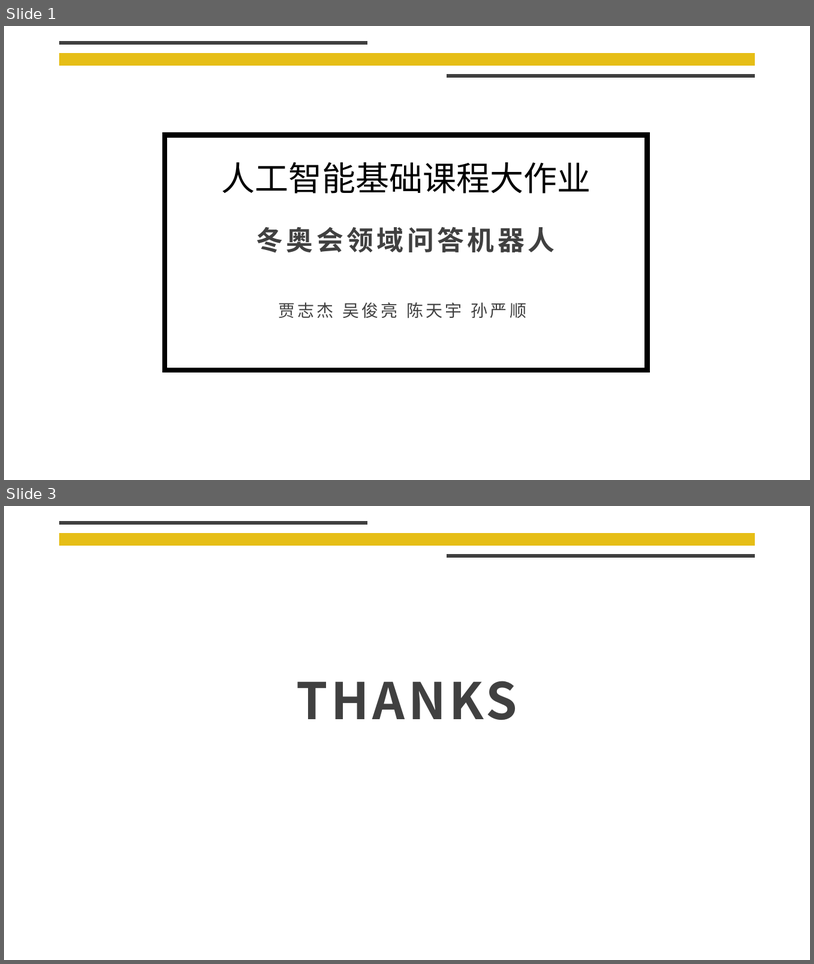
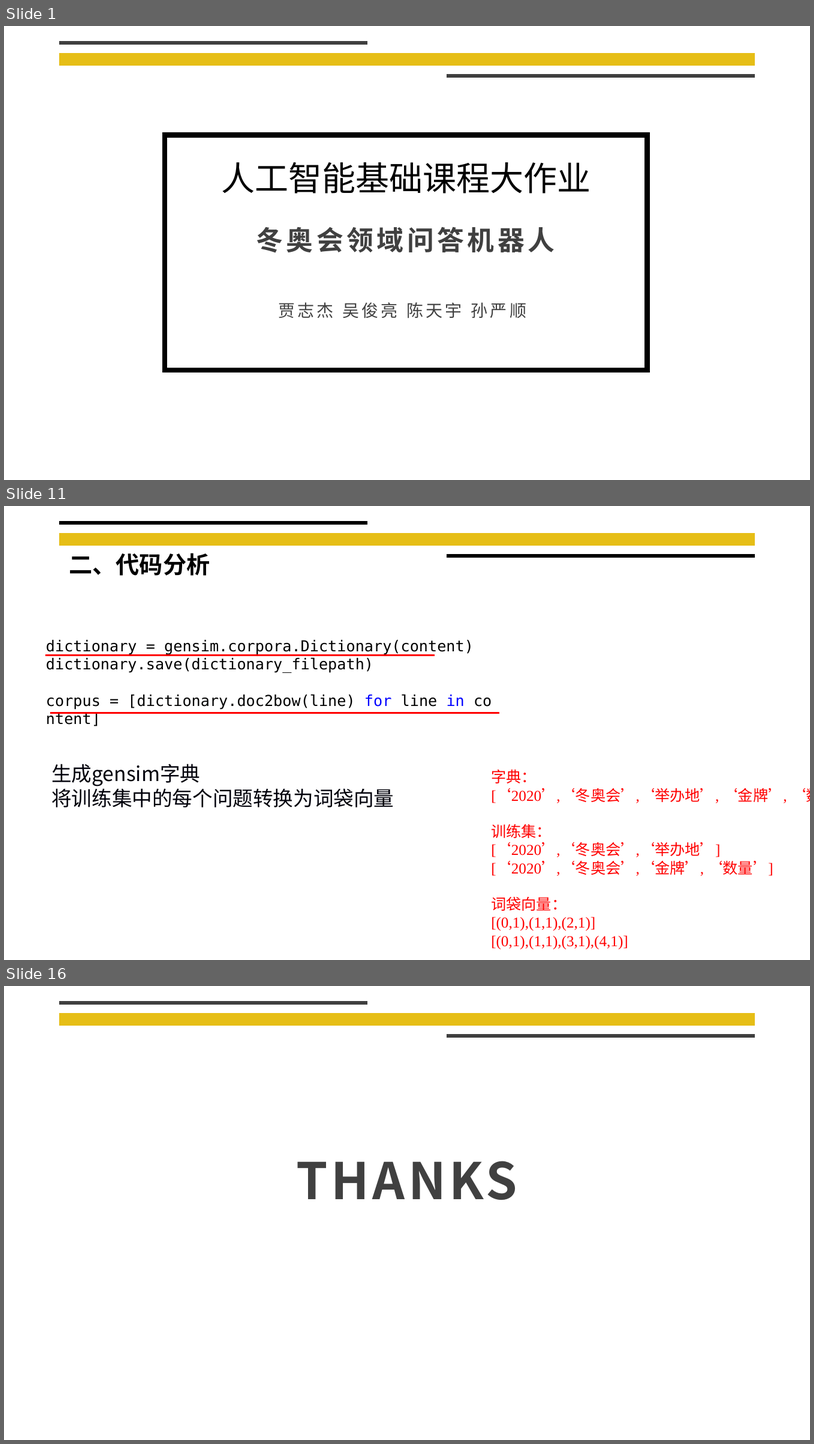
Before and after one commit to liangliang678/UCAS_AI, a slide deck: doc/实验展示.pptx. Shown one above the other, each under a label of ours: slides 1 and 3 before the commit, slides 1, 11 and 16 after it; the slides between them are not shown. The pictures are 814x964 and 814x1444 pixels, drawn with LibreOffice and Linux fonts; fonts in the diff are those of the drawing; background and template pictures are left out. Boxes give left, top, right and bottom in pixels: in the first picture for what was removed or moved away, otherwise in the second. Text is boxed around its words. In the diff, an @@ line names an element or a change of style, - is before the commit and + after.

```diff
--- a/doc/实验展示.pptx
+++ b/doc/实验展示.pptx
@@ slide 11 added at <box>4,506,810,960</box>, background #FFFFFF; not listed: 1 template element that a slide beside it also shows @@
@@ line added from (60, 523) to (368, 523), #000000 4.5 pt @@
@@ text added at <box>69,553,210,576</box>, 28 pt, text #000000, bold @@
+二、代码分析
@@ line added from (447, 556) to (755, 556), #000000 4.5 pt @@
@@ text added at <box>46,640,474,709</box>, 18 pt, text #000000 @@
+dictionary = gensim.corpora.Dictionary(content)
+dictionary.save(dictionary_filepath)
+corpus = [dictionary.doc2bow(line) for line in content]
@@ line added from (46, 655) to (435, 655), #FF0000 2.25 pt @@
@@ line added from (50, 713) to (500, 713), #FF0000 2.25 pt @@
@@ text added at <box>51,763,394,807</box>, 24 pt, text #00000A @@
+生成gensim字典
+将训练集中的每个问题转换为词袋向量
@@ text added at <box>491,769,810,949</box>, 18 pt, text #FF0000 @@
+字典：
+[‘2020’,‘冬奥会’,‘举办地’, ‘金牌’, ‘数量’]
+训练集：
+[‘2020’,‘冬奥会’,‘举办地’]
+[‘2020’,‘冬奥会’,‘金牌’, ‘数量’]
+词袋向量：
+[(0,1),(1,1),(2,1)]
+[(0,1),(1,1),(3,1),(4,1)]
@@ what was slide 3 is now slide 16 @@
```
Also in this commit, not shown: 13 other slides added, 1 slide removed, 2 other files.
